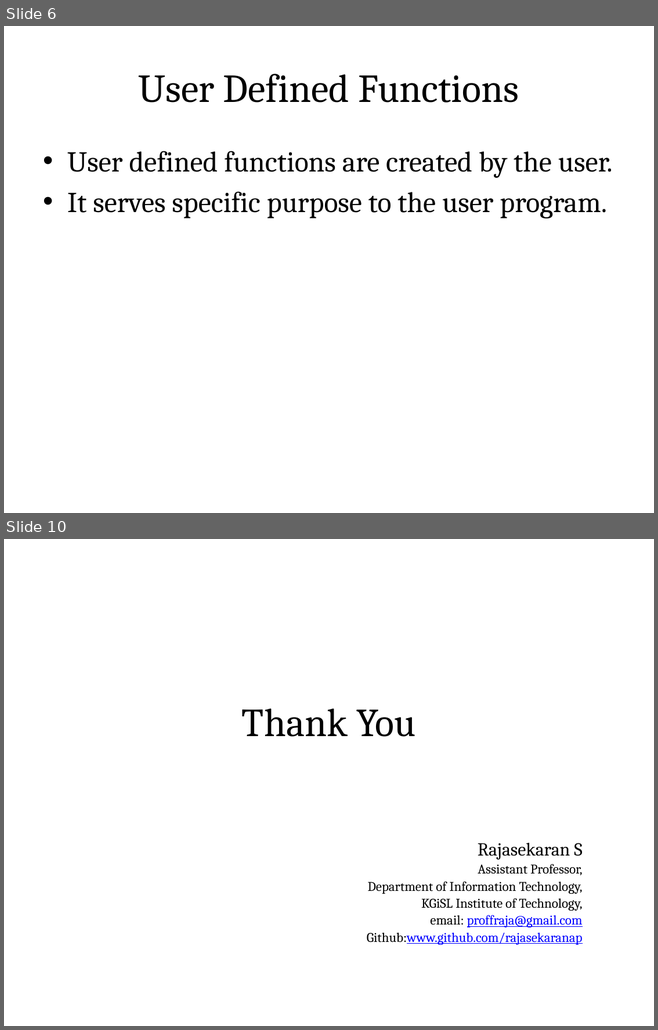
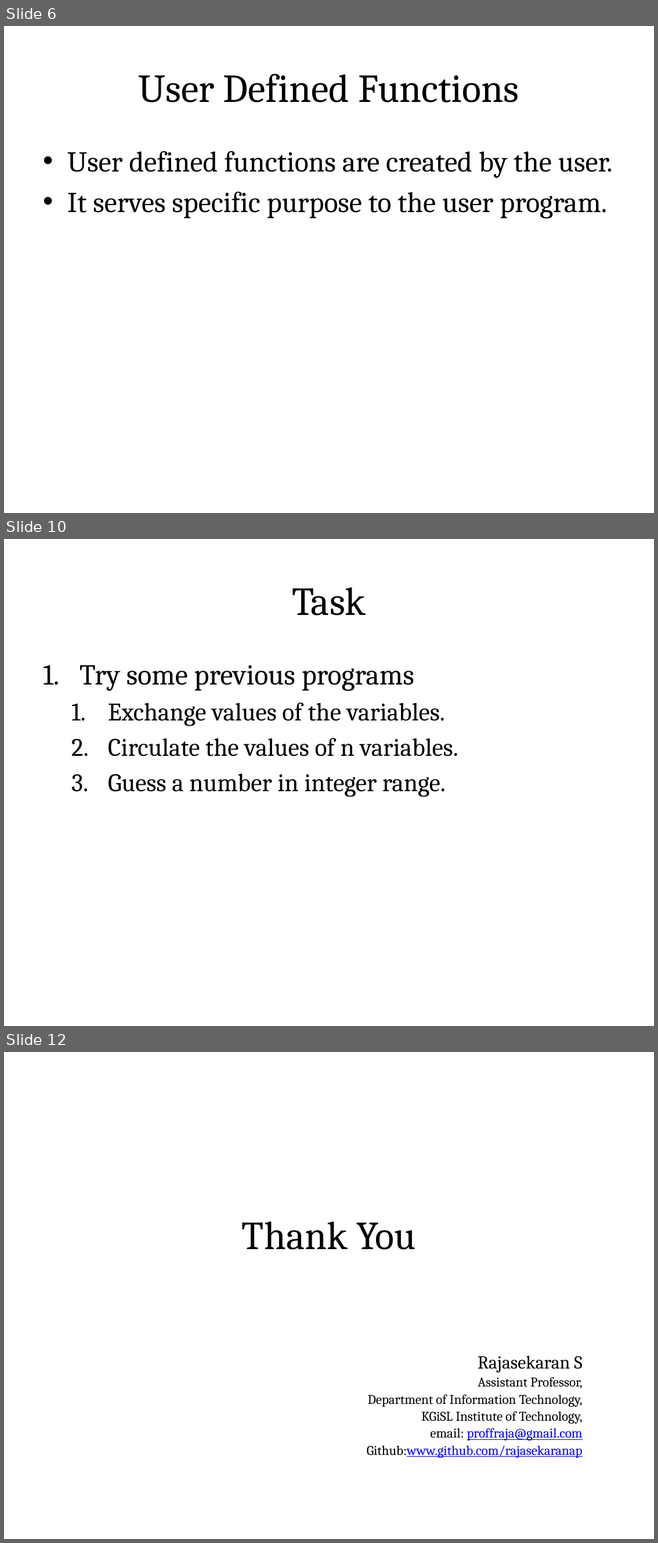
Before and after one commit to rajasekaran36/GE8151-Problem-Solving-and-Python-Programming, a slide deck: Slides/Unit 2/GE8151-U2-3-Functions.pptx. Shown one above the other, each under a label of ours: slides 6 and 10 before the commit, slides 6, 10 and 12 after it; the slides between them are not shown. The pictures are 658x1030 and 658x1543 pixels, drawn with LibreOffice and Linux fonts; fonts in the diff are those of the drawing. Boxes give left, top, right and bottom in pixels: in the first picture for what was removed or moved away, otherwise in the second. Text is boxed around its words. In the diff, an @@ line names an element or a change of style, - is before the commit and + after.

```diff
--- a/Slides/Unit 2/GE8151-U2-3-Functions.pptx
+++ b/Slides/Unit 2/GE8151-U2-3-Functions.pptx
@@ slide 10 added at <box>4,539,654,1026</box>, background #FFFFFF @@
@@ title added at <box>36,559,621,640</box>, fill gradient #DAFDA7 to #E4FCC2 to #F5FFE7, outline #98B955 0.75 pt, 44 pt, text #000000 @@
+Task
@@ text added at <box>79,665,458,797</box>, 28 pt, text #000000 @@
+1. Try some previous programs
+  1. Exchange values of the variables.
+  2. Circulate the values of n variables.
+  3. Guess a number in integer range.
@@ what was slide 10 is now slide 12 @@
```
Also in this commit, not shown: 3 slides changed, 1 other slide added, 4 other files.
